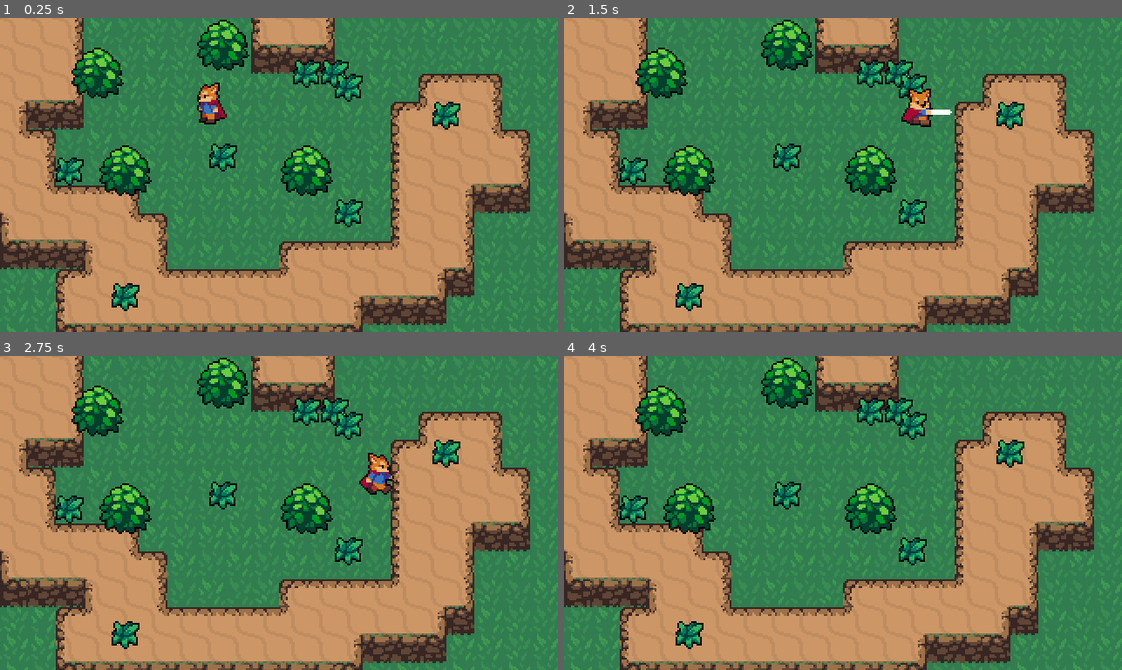
Above: before the commit, frames 1-4 (two rows, left to right).
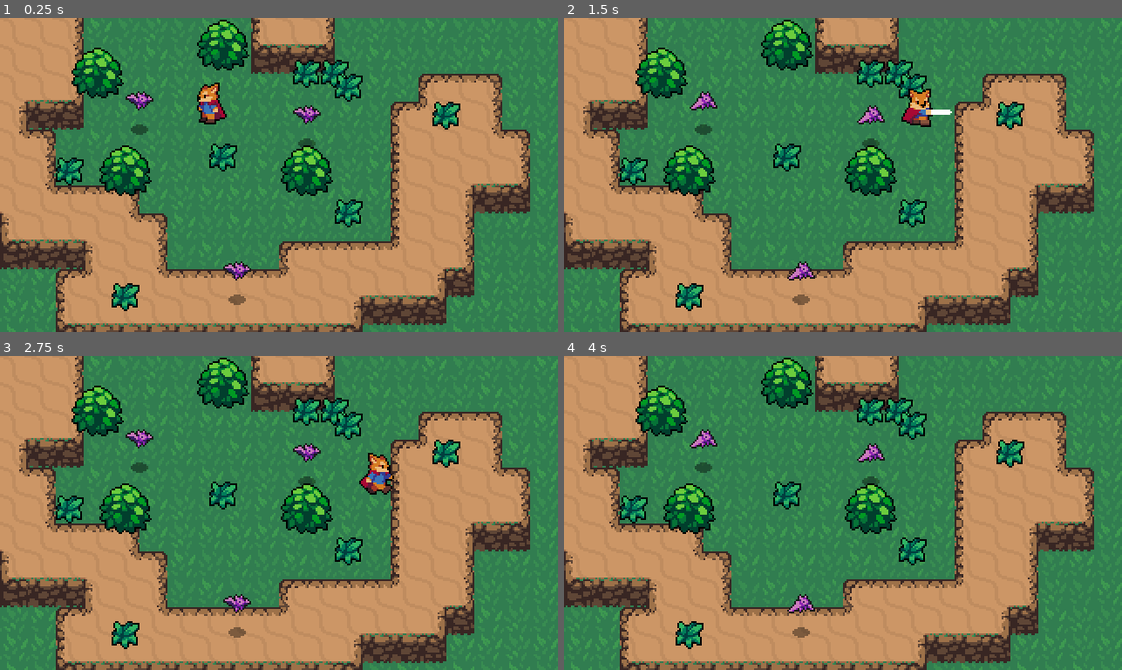
Above: after the commit, the same moments.

Repository: baifengxiao/myRPG
Game: Godot game, scene res://world.tscn
The game is run twice, just before and just after one commit, with the same random seed, the same clock (stepped at 60 frames per second) and the same inputs.
Inputs:
- Up to frame 1 (0.25 s): no input
- Up to frame 2 (1.5 s): hold Right (ui_right) 0.53-1.28 s; tap Z (roll) at 0.6 s; hold Down (ui_down) from 1.28 s (still down); tap J (attack) at 1.35 s
- Up to frame 3 (2.75 s): tap Z (roll) at 1.55, 2.1 s; release Down (ui_down) at 2.03 s; hold Right (ui_right) from 2.03 s (still down)
- Up to frame 4 (4 s): release Right (ui_right) at 2.78 s; hold Up (ui_up) 2.78-3.53 s; tap Z (roll) at 2.85, 3.8 s; hold Left (ui_left) from 3.53 s (still down); tap J (attack) at 3.6 s

The runs differ from the first frame. In frame 1, 0.7% of the frame differs, in the area x 22-58%, y 23-92%; in frame 2, 0.7%; in frame 3, 0.7%; in frame 4, 0.7%.

Commit message:
添加蝙蝠小怪和击退效果

Diff:
--- /dev/null
+++ b/Enemies/bat.gd
@@ -0,0 +1,13 @@
+extends CharacterBody2D
+
+var knockback = Vector2.ZERO
+
+func _physics_process(delta):
+	knockback=knockback.move_toward(Vector2.ZERO,200*delta)
+	velocity = knockback
+	move_and_slide()
+	#knockback=velocity
+
+func _on_hurtbox_area_entered(area):
+
+	knockback = area.knockback_vector *120
--- /dev/null
+++ b/Enemies/bat.tscn
@@ -0,0 +1,85 @@
+[gd_scene load_steps=13 format=3 uid="uid://d3vd88otjli4q"]
+
+[ext_resource type="Texture2D" uid="uid://blrmmbnx0tc8e" path="res://Enemies/Bat.png" id="1_bsio1"]
+[ext_resource type="Script" path="res://Enemies/bat.gd" id="1_x2efj"]
+[ext_resource type="Texture2D" uid="uid://tq5u46wr4b65" path="res://Shadows/SmallShadow.png" id="2_hsm27"]
+[ext_resource type="PackedScene" uid="uid://ce21sjmc7nbof" path="res://Hurtbox&Hitbox/hurtbox.tscn" id="3_crbpd"]
+
+[sub_resource type="AtlasTexture" id="AtlasTexture_caqle"]
+atlas = ExtResource("1_bsio1")
+region = Rect2(0, 0, 16, 24)
+
+[sub_resource type="AtlasTexture" id="AtlasTexture_4qfyn"]
+atlas = ExtResource("1_bsio1")
+region = Rect2(16, 0, 16, 24)
+
+[sub_resource type="AtlasTexture" id="AtlasTexture_81tyr"]
+atlas = ExtResource("1_bsio1")
+region = Rect2(32, 0, 16, 24)
+
+[sub_resource type="AtlasTexture" id="AtlasTexture_df7g2"]
+atlas = ExtResource("1_bsio1")
+region = Rect2(48, 0, 16, 24)
+
+[sub_resource type="AtlasTexture" id="AtlasTexture_tgjjn"]
+atlas = ExtResource("1_bsio1")
+region = Rect2(64, 0, 16, 24)
+
+[sub_resource type="SpriteFrames" id="SpriteFrames_xoagb"]
+animations = [{
+"frames": [{
+"duration": 1.0,
+"texture": SubResource("AtlasTexture_caqle")
+}, {
+"duration": 1.0,
+"texture": SubResource("AtlasTexture_4qfyn")
+}, {
+"duration": 1.0,
+"texture": SubResource("AtlasTexture_81tyr")
+}, {
+"duration": 1.0,
+"texture": SubResource("AtlasTexture_df7g2")
+}, {
+"duration": 1.0,
+"texture": SubResource("AtlasTexture_tgjjn")
+}],
+"loop": true,
+"name": &"Fly",
+"speed": 10.0
+}]
+
+[sub_resource type="CircleShape2D" id="CircleShape2D_0w8hq"]
+radius = 5.09902
+
+[sub_resource type="CapsuleShape2D" id="CapsuleShape2D_uouny"]
+radius = 8.0
+height = 22.0
+
+[node name="Bat" type="CharacterBody2D"]
+collision_layer = 16
+collision_mask = 3
+script = ExtResource("1_x2efj")
+
+[node name="Sprite2D" type="AnimatedSprite2D" parent="."]
+sprite_frames = SubResource("SpriteFrames_xoagb")
+animation = &"Fly"
+autoplay = "Fly"
+frame_progress = 0.126731
+offset = Vector2(0, -12)
+
+[node name="ShadowSprite" type="Sprite2D" parent="."]
+texture = ExtResource("2_hsm27")
+
+[node name="CollisionShape2D" type="CollisionShape2D" parent="."]
+shape = SubResource("CircleShape2D_0w8hq")
+
+[node name="Hurtbox" parent="." instance=ExtResource("3_crbpd")]
+collision_layer = 8
+
+[node name="CollisionShape2D" parent="Hurtbox" index="0"]
+position = Vector2(0, -16)
+shape = SubResource("CapsuleShape2D_uouny")
+
+[connection signal="area_entered" from="Hurtbox" to="." method="_on_hurtbox_area_entered"]
+
+[editable path="Hurtbox"]
--- a/Player/Player.gd
+++ b/Player/Player.gd
@@ -17,9 +17,12 @@
 @onready var animation_player = $AnimationPlayer
 @onready var animationTree = $AnimationTree
 @onready var animationState = animationTree.get("parameters/playback")
+@onready var swordHitbox = $HitboxPivot/SwordHitBox
 
 func _ready():
 	animationTree.active=true
+
+	swordHitbox.knockback_vector=roll_vector
 
 func _physics_process(delta):
 
@@ -40,6 +43,7 @@
 
 	if input_vector != Vector2.ZERO:
 		roll_vector=input_vector
+		swordHitbox.knockback_vector=input_vector
 		animationTree.set("parameters/Idle/blend_position",input_vector)
 		animationTree.set("parameters/Run/blend_position",input_vector)
 		#为什么不放在攻击动作里面
--- /dev/null
+++ b/Player/SwordHitbox.gd
@@ -0,0 +1,3 @@
+extends Area2D
+
+var knockback_vector = Vector2.ZERO
--- a/Player/player.tscn
+++ b/Player/player.tscn
@@ -1,8 +1,9 @@
-[gd_scene load_steps=51 format=3 uid="uid://d3j5wmo2kkqq3"]
+[gd_scene load_steps=52 format=3 uid="uid://d3j5wmo2kkqq3"]
 
 [ext_resource type="Script" path="res://Player/Player.gd" id="1_wkf4e"]
 [ext_resource type="Texture2D" uid="uid://yxrgdm8cri1i" path="res://Player/Player.png" id="2_lpdbd"]
 [ext_resource type="PackedScene" uid="uid://jw77yms8der4" path="res://Hurtbox&Hitbox/hitbox.tscn" id="3_nrqmu"]
+[ext_resource type="Script" path="res://Player/SwordHitbox.gd" id="4_f4o36"]
 
 [sub_resource type="CapsuleShape2D" id="CapsuleShape2D_ttmws"]
 radius = 4.0
@@ -330,6 +331,126 @@
 "values": [true]
 }
 
+[sub_resource type="Animation" id="Animation_egug5"]
+resource_name = "RollDown"
+length = 0.5
+tracks/0/type = "value"
+tracks/0/imported = false
+tracks/0/enabled = true
+tracks/0/path = NodePath("Sprite2D:frame")
+tracks/0/interp = 1
+tracks/0/loop_wrap = true
+tracks/0/keys = {
+"times": PackedFloat32Array(0, 0.1, 0.2, 0.3, 0.4),
+"transitions": PackedFloat32Array(1, 1, 1, 1, 1),
+"update": 1,
+"values": [55, 56, 57, 58, 59]
+}
+tracks/1/type = "method"
+tracks/1/imported = false
+tracks/1/enabled = true
+tracks/1/path = NodePath(".")
+tracks/1/interp = 1
+tracks/1/loop_wrap = true
+tracks/1/keys = {
+"times": PackedFloat32Array(0.5),
+"transitions": PackedFloat32Array(1),
+"values": [{
+"args": [],
+"method": &"roll_animation_finished"
+}]
+}
+
+[sub_resource type="Animation" id="Animation_sh0if"]
+resource_name = "RollLeft"
+length = 0.5
+tracks/0/type = "value"
+tracks/0/imported = false
+tracks/0/enabled = true
+tracks/0/path = NodePath("Sprite2D:frame")
+tracks/0/interp = 1
+tracks/0/loop_wrap = true
+tracks/0/keys = {
+"times": PackedFloat32Array(0, 0.1, 0.2, 0.3, 0.4),
+"transitions": PackedFloat32Array(1, 1, 1, 1, 1),
+"update": 1,
+"values": [50, 51, 52, 53, 54]
+}
+tracks/1/type = "method"
+tracks/1/imported = false
+tracks/1/enabled = true
+tracks/1/path = NodePath(".")
+tracks/1/interp = 1
+tracks/1/loop_wrap = true
+tracks/1/keys = {
+"times": PackedFloat32Array(0.5),
+"transitions": PackedFloat32Array(1),
+"values": [{
+"args": [],
+"method": &"roll_animation_finished"
+}]
+}
+
+[sub_resource type="Animation" id="Animation_fxt55"]
+resource_name = "RollRight"
+length = 0.5
+tracks/0/type = "value"
+tracks/0/imported = false
+tracks/0/enabled = true
+tracks/0/path = NodePath("Sprite2D:frame")
+tracks/0/interp = 1
+tracks/0/loop_wrap = true
+tracks/0/keys = {
+"times": PackedFloat32Array(0, 0.1, 0.2, 0.3, 0.4),
+"transitions": PackedFloat32Array(1, 1, 1, 1, 1),
+"update": 1,
+"values": [40, 41, 42, 43, 44]
+}
+tracks/1/type = "method"
+tracks/1/imported = false
+tracks/1/enabled = true
+tracks/1/path = NodePath(".")
+tracks/1/interp = 1
+tracks/1/loop_wrap = true
+tracks/1/keys = {
+"times": PackedFloat32Array(0.5),
+"transitions": PackedFloat32Array(1),
+"values": [{
+"args": [],
+"method": &"roll_animation_finished"
+}]
+}
+
+[sub_resource type="Animation" id="Animation_vrsls"]
+resource_name = "RollUp"
+length = 0.5
+tracks/0/type = "value"
+tracks/0/imported = false
+tracks/0/enabled = true
+tracks/0/path = NodePath("Sprite2D:frame")
+tracks/0/interp = 1
+tracks/0/loop_wrap = true
+tracks/0/keys = {
+"times": PackedFloat32Array(0, 0.1, 0.2, 0.3, 0.4),
+"transitions": PackedFloat32Array(1, 1, 1, 1, 1),
+"update": 1,
+"values": [45, 46, 47, 48, 49]
+}
+tracks/1/type = "method"
+tracks/1/imported = false
+tracks/1/enabled = true
+tracks/1/path = NodePath(".")
+tracks/1/interp = 1
+tracks/1/loop_wrap = true
+tracks/1/keys = {
+"times": PackedFloat32Array(0.5),
+"transitions": PackedFloat32Array(1),
+"values": [{
+"args": [],
+"method": &"roll_animation_finished"
+}]
+}
+
 [sub_resource type="Animation" id="Animation_2lr48"]
 resource_name = "runDown"
 length = 0.6
@@ -396,126 +517,6 @@
 "transitions": PackedFloat32Array(1, 1, 1, 1, 1, 1),
 "update": 1,
 "values": [7, 8, 9, 10, 11, 6]
-}
-
-[sub_resource type="Animation" id="Animation_egug5"]
-resource_name = "RollDown"
-length = 0.5
-tracks/0/type = "value"
-tracks/0/imported = false
-tracks/0/enabled = true
-tracks/0/path = NodePath("Sprite2D:frame")
-tracks/0/interp = 1
-tracks/0/loop_wrap = true
-tracks/0/keys = {
-"times": PackedFloat32Array(0, 0.1, 0.2, 0.3, 0.4),
-"transitions": PackedFloat32Array(1, 1, 1, 1, 1),
-"update": 1,
-"values": [55, 56, 57, 58, 59]
-}
-tracks/1/type = "method"
-tracks/1/imported = false
-tracks/1/enabled = true
-tracks/1/path = NodePath(".")
-tracks/1/interp = 1
-tracks/1/loop_wrap = true
-tracks/1/keys = {
-"times": PackedFloat32Array(0.5),
-"transitions": PackedFloat32Array(1),
-"values": [{
-"args": [],
-"method": &"roll_animation_finished"
-}]
-}
-
-[sub_resource type="Animation" id="Animation_sh0if"]
-resource_name = "RollLeft"
-length = 0.5
-tracks/0/type = "value"
-tracks/0/imported = false
-tracks/0/enabled = true
-tracks/0/path = NodePath("Sprite2D:frame")
-tracks/0/interp = 1
-tracks/0/loop_wrap = true
-tracks/0/keys = {
-"times": PackedFloat32Array(0, 0.1, 0.2, 0.3, 0.4),
-"transitions": PackedFloat32Array(1, 1, 1, 1, 1),
-"update": 1,
-"values": [50, 51, 52, 53, 54]
-}
-tracks/1/type = "method"
-tracks/1/imported = false
-tracks/1/enabled = true
-tracks/1/path = NodePath(".")
-tracks/1/interp = 1
-tracks/1/loop_wrap = true
-tracks/1/keys = {
-"times": PackedFloat32Array(0.5),
-"transitions": PackedFloat32Array(1),
-"values": [{
-"args": [],
-"method": &"roll_animation_finished"
-}]
-}
-
-[sub_resource type="Animation" id="Animation_fxt55"]
-resource_name = "RollRight"
-length = 0.5
-tracks/0/type = "value"
-tracks/0/imported = false
-tracks/0/enabled = true
-tracks/0/path = NodePath("Sprite2D:frame")
-tracks/0/interp = 1
-tracks/0/loop_wrap = true
-tracks/0/keys = {
-"times": PackedFloat32Array(0, 0.1, 0.2, 0.3, 0.4),
-"transitions": PackedFloat32Array(1, 1, 1, 1, 1),
-"update": 1,
-"values": [40, 41, 42, 43, 44]
-}
-tracks/1/type = "method"
-tracks/1/imported = false
-tracks/1/enabled = true
-tracks/1/path = NodePath(".")
-tracks/1/interp = 1
-tracks/1/loop_wrap = true
-tracks/1/keys = {
-"times": PackedFloat32Array(0.5),
-"transitions": PackedFloat32Array(1),
-"values": [{
-"args": [],
-"method": &"roll_animation_finished"
-}]
-}
-
-[sub_resource type="Animation" id="Animation_vrsls"]
-resource_name = "RollUp"
-length = 0.5
-tracks/0/type = "value"
-tracks/0/imported = false
-tracks/0/enabled = true
-tracks/0/path = NodePath("Sprite2D:frame")
-tracks/0/interp = 1
-tracks/0/loop_wrap = true
-tracks/0/keys = {
-"times": PackedFloat32Array(0, 0.1, 0.2, 0.3, 0.4),
-"transitions": PackedFloat32Array(1, 1, 1, 1, 1),
-"update": 1,
-"values": [45, 46, 47, 48, 49]
-}
-tracks/1/type = "method"
-tracks/1/imported = false
-tracks/1/enabled = true
-tracks/1/path = NodePath(".")
-tracks/1/interp = 1
-tracks/1/loop_wrap = true
-tracks/1/keys = {
-"times": PackedFloat32Array(0.5),
-"transitions": PackedFloat32Array(1),
-"values": [{
-"args": [],
-"method": &"roll_animation_finished"
-}]
 }
 
 [sub_resource type="AnimationLibrary" id="AnimationLibrary_g62ga"]
@@ -670,6 +671,7 @@
 
 [node name="Player" type="CharacterBody2D"]
 collision_layer = 2
+collision_mask = 17
 script = ExtResource("1_wkf4e")
 
 [node name="Sprite2D" type="Sprite2D" parent="."]
@@ -702,6 +704,7 @@
 [node name="SwordHitBox" parent="HitboxPivot" instance=ExtResource("3_nrqmu")]
 position = Vector2(15, 0)
 collision_mask = 8
+script = ExtResource("4_f4o36")
 
 [node name="CollisionShape2D" parent="HitboxPivot/SwordHitBox" index="0"]
 shape = SubResource("CapsuleShape2D_mqdvu")
--- a/project.godot
+++ b/project.godot
@@ -44,6 +44,7 @@
 2d_physics/layer_2="Player"
 2d_physics/layer_3="PlayerHurtbox"
 2d_physics/layer_4="EnemyHurtbox"
+2d_physics/layer_5="Enemy"
 
 [rendering]
 
--- a/world.tscn
+++ b/world.tscn
@@ -6,6 +6,7 @@
 [ext_resource type="Texture2D" uid="uid://3e5ygakhp17c" path="res://World/DirtTileset.png" id="4_4r07o"]
 [ext_resource type="Texture2D" uid="uid://dkkbq8724hx6e" path="res://World/CliffTileset.png" id="5_iptyg"]
 [ext_resource type="PackedScene" uid="uid://d1okp3hhr80uf" path="res://World/Grass.tscn" id="7_5fha8"]
+[ext_resource type="PackedScene" uid="uid://d3vd88otjli4q" path="res://Enemies/bat.tscn" id="7_8iq55"]
 
 [sub_resource type="TileSetAtlasSource" id="TileSetAtlasSource_30cwh"]
 texture = ExtResource("4_4r07o")
@@ -2436,3 +2437,12 @@
 
 [node name="Sprite2D9" parent="." instance=ExtResource("7_5fha8")]
 position = Vector2(192, 32)
+
+[node name="Bat" parent="." instance=ExtResource("7_8iq55")]
+position = Vector2(80, 64)
+
+[node name="Bat2" parent="." instance=ExtResource("7_8iq55")]
+position = Vector2(176, 72)
+
+[node name="Bat3" parent="." instance=ExtResource("7_8iq55")]
+position = Vector2(136, 160)
Not shown: 1 places in world.tscn that only renumber resources
